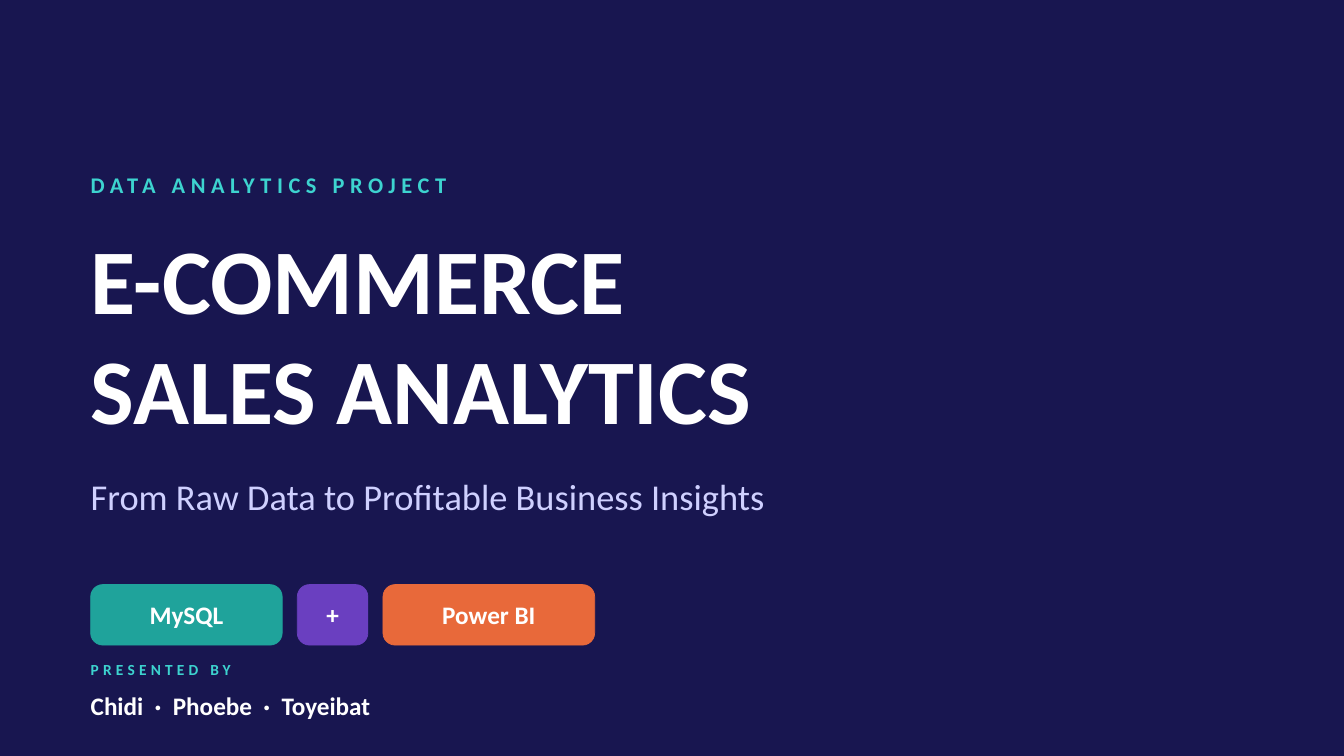
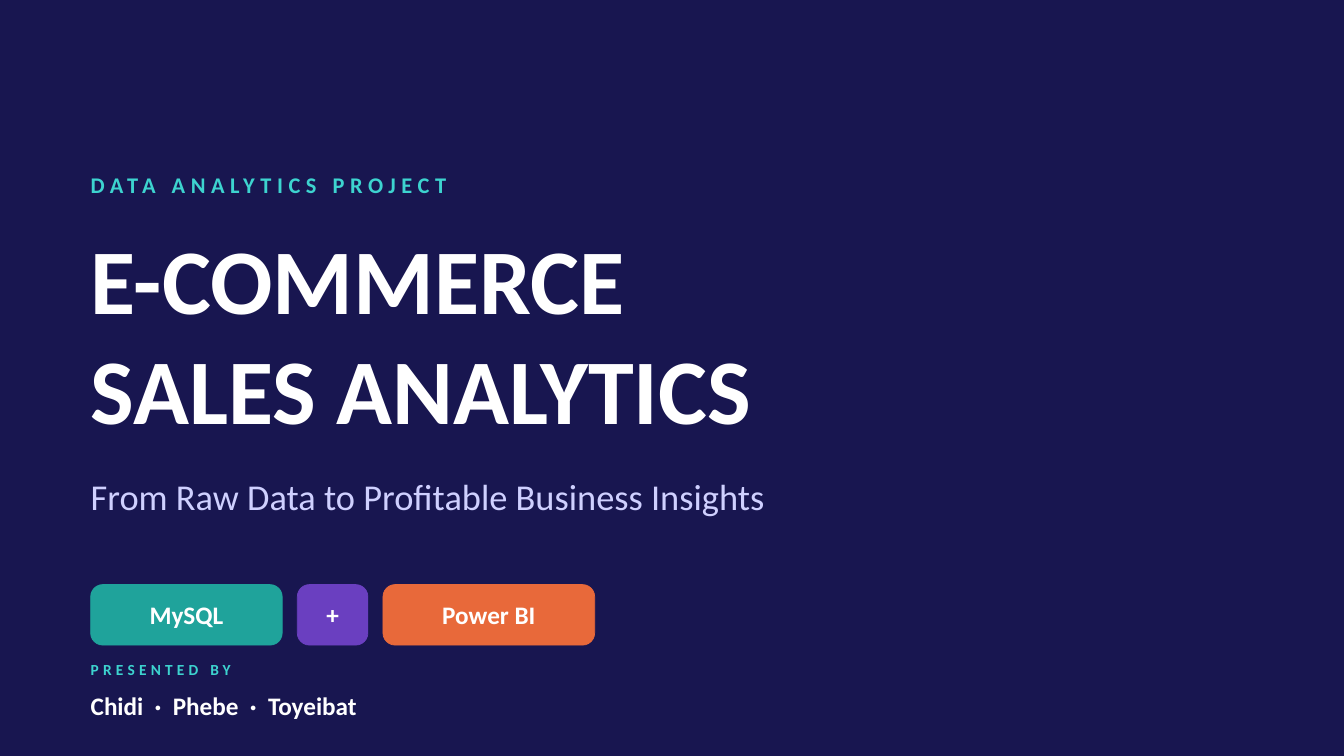
Before and after one commit to Onironald/E-Commerce-Sales-Analytics, a slide deck: slide 1 of presentation/Ecommerce_Sales_Analytics.pptx. Drawn at 1344x756 pixels with LibreOffice and Linux fonts; fonts in the diff are those of the drawing. Boxes give left, top, right and bottom in pixels: in the first picture for what was removed or moved away, otherwise in the second. Text is boxed around its words. In the diff, an @@ line names an element or a change of style, - is before the commit and + after.

```diff
--- a/presentation/Ecommerce_Sales_Analytics.pptx
+++ b/presentation/Ecommerce_Sales_Analytics.pptx
@@ text at (x1=91, y1=697, x2=357, y2=719): text changed @@
-Chidi · Phoebe · Toyeibat
+Chidi · Phebe · Toyeibat
```
Also in this commit, not shown: 1 other slide changed.
